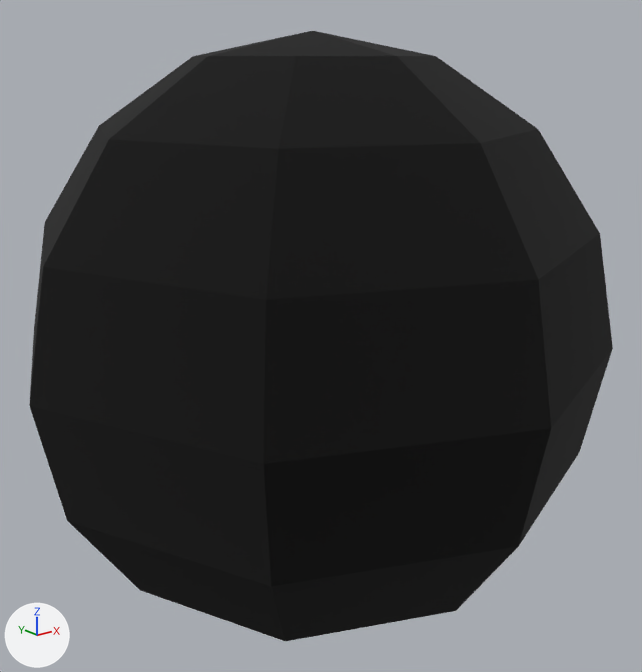
The glTF model Models/sphere-music-gem.glb: old version first, new version second.
Camera for both pictures: a camera (50 mm lens) standing at (-0.369, -0.47, 0.188) and looking at (0.004, -0.003, 0.001). The axes (+X, +Y, +Z) are drawn at lower left. The lights are the same throughout. Where no turn or scale is listed for an object, it has been applied to the vertices.

The older version as bpy lines, for what is in view:
```python
me_sphere_music_gem = bpy.data.meshes.new('sphere-music-gem')
me_sphere_music_gem.from_pydata(...)  # a UV sphere (8 segments, 8 rings, poles along z) spanning x -0.205..0.205, y -0.205..0.205, z -0.205..0.205
me_sphere_music_gem.materials.append(mat_aistandardsurface1sg_002)  # black #000000
ob_sphere_music_gem = bpy.data.objects.new('sphere-music-gem', me_sphere_music_gem)
ob_sphere_music_gem.location = (0.0, 0.0, 0.0)
```
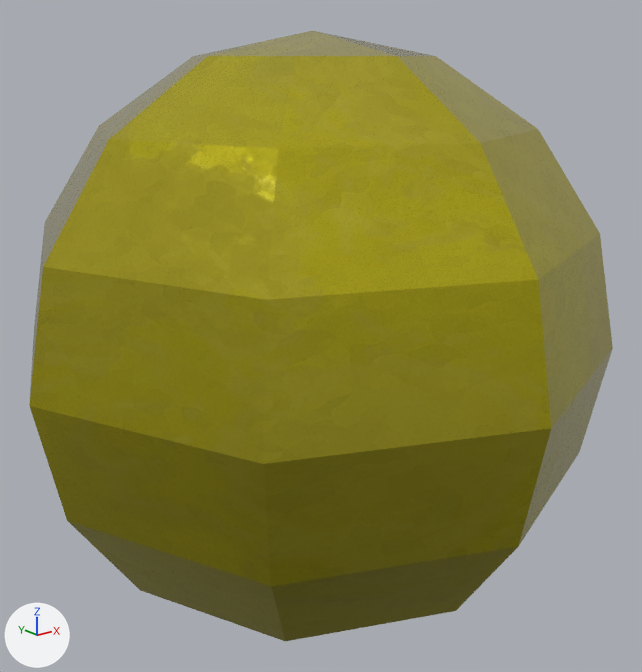
Boxes [x1, y1, x2, y2] around the edits, measured in the pictures (642 x 672 px):
'sphere-music-gem', recoloured (black to yellow)
    both: [29, 31, 613, 641]

Diff of the bpy script that builds the scene:
```diff
--- a/Models/sphere-music-gem.glb.py
+++ b/Models/sphere-music-gem.glb.py
@@ img_aistandardsurface1sg_metallic_aistandardsurface1sg_roughness @@
+img_aistandardsurface1sg_metallic_aistandardsurface1sg_roughness = load_image('aiStandardSurface1SG_Metallic-aiStandardSurface1SG_Roughness', '_unpacked/aiStandardSurface1SG_Metallic-aiStandardSurface1SG_Roughness', 1024, 1024, 'Non-Color')
@@ img_aistandardsurface1sg_normal @@
+img_aistandardsurface1sg_normal = load_image('aiStandardSurface1SG_Normal', '_unpacked/aiStandardSurface1SG_Normal', 1024, 1024, 'Non-Color')
@@ img_aistandardsurface1sg_basecolor @@
+img_aistandardsurface1sg_basecolor = load_image('aiStandardSurface1SG_BaseColor', '_unpacked/aiStandardSurface1SG_BaseColor', 1024, 1024, 'sRGB')
@@ mat_material_001 @@
+mat_material_001 = bpy.data.materials.new('Material.001')
+# uses the picture img_aistandardsurface1sg_basecolor
+# uses the picture img_aistandardsurface1sg_metallic_aistandardsurface1sg_roughness
+# uses the picture img_aistandardsurface1sg_normal
@@ me_sphere_music_gem @@
 me_sphere_music_gem.from_pydata(...)  # 58 vertices, 112 faces; spans x -0.205..0.205, y -0.205..0.205, z -0.205..0.205
-me_sphere_music_gem.materials.append(mat_aistandardsurface1sg_002)  # black #000000
+me_sphere_music_gem.materials.append(mat_material_001)
```
